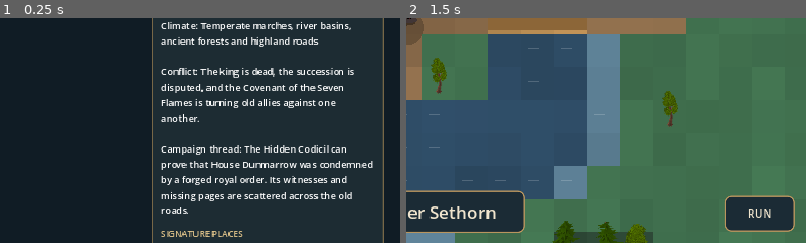
Above: before the commit, frames 1-2 (left to right).
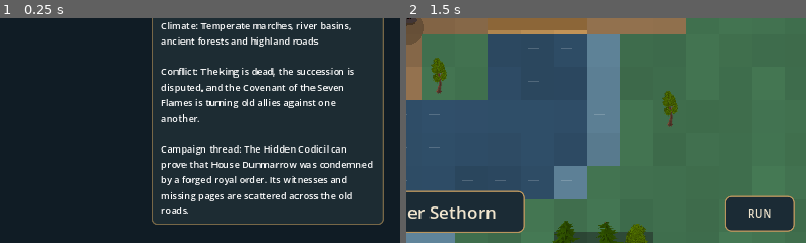
Above: after the commit, the same moments.

Repository: ninjun42215-gif/KindleWake
Game: Godot game, scene res://GlobalAtlas.tscn
Same seed, same stepped clock (60 frames per second), same inputs: the game is played once before the commit and once after it. This scene is started directly instead of the project's main scene.
Inputs (mouse positions are % of the whole screen's width and height, from its top left):
- Up to frame 1 (0.25 s): no input
- Up to frame 2 (1.5 s): tap Enter at 0.5 s; move the mouse to (72, 45) at 0.52 s; hold Right (ui_right) 0.53-1.25 s; tap E at 0.6 s; click (72, 45) at 0.67 s; click "RETURN TO FRONTIER" at 1.25 s
The pictures show only the part of the screen within x 50-100%, y 50-100%; the shares and areas given below are measured in that part.

The runs differ from the first frame. In frame 1, 0.7% of the frame differs, in the area x 38-96%, y 90-100%; in frame 2, nothing differs.

Commit message:
fix: make atlas side panel fully scrollable on mobile

Diff:
--- a/Kindlewake/scripts/ui/global_atlas.gd
+++ b/Kindlewake/scripts/ui/global_atlas.gd
@@ -64,9 +64,14 @@
     style.set_content_margin_all(10 if compact else 14)
     side.add_theme_stylebox_override("panel", style)
     add_child(side)
+    var side_scroll := ScrollContainer.new()
+    side_scroll.size_flags_vertical = Control.SIZE_EXPAND_FILL
+    side_scroll.horizontal_scroll_mode = ScrollContainer.SCROLL_MODE_DISABLED
+    side.add_child(side_scroll)
     var column := VBoxContainer.new()
-    column.add_theme_constant_override("separation", 5 if compact else 9)
-    side.add_child(column)
+    column.size_flags_horizontal = Control.SIZE_EXPAND_FILL
+    column.add_theme_constant_override("separation", 4 if compact else 9)
+    side_scroll.add_child(column)
     detail_title = Label.new()
     detail_title.add_theme_font_size_override("font_size", 18 if compact else 26)
     detail_title.add_theme_color_override("font_color", Color("#f0d49a"))
@@ -110,14 +115,10 @@
     diplomacy_button.size_flags_horizontal = Control.SIZE_EXPAND_FILL
     diplomacy_button.pressed.connect(_open_diplomacy)
     column.add_child(diplomacy_button)
-    var scroll := ScrollContainer.new()
-    scroll.custom_minimum_size = Vector2(0, 76 if compact else 190)
-    scroll.size_flags_vertical = Control.SIZE_EXPAND_FILL
-    column.add_child(scroll)
     var list := VBoxContainer.new()
     list.size_flags_horizontal = Control.SIZE_EXPAND_FILL
-    list.add_theme_constant_override("separation", 5)
-    scroll.add_child(list)
+    list.add_theme_constant_override("separation", 4 if compact else 5)
+    column.add_child(list)
     var atlas: Array = GameData.continents.get("continents", [])
     for i in range(atlas.size()):
         var continent: Dictionary = atlas[i]
